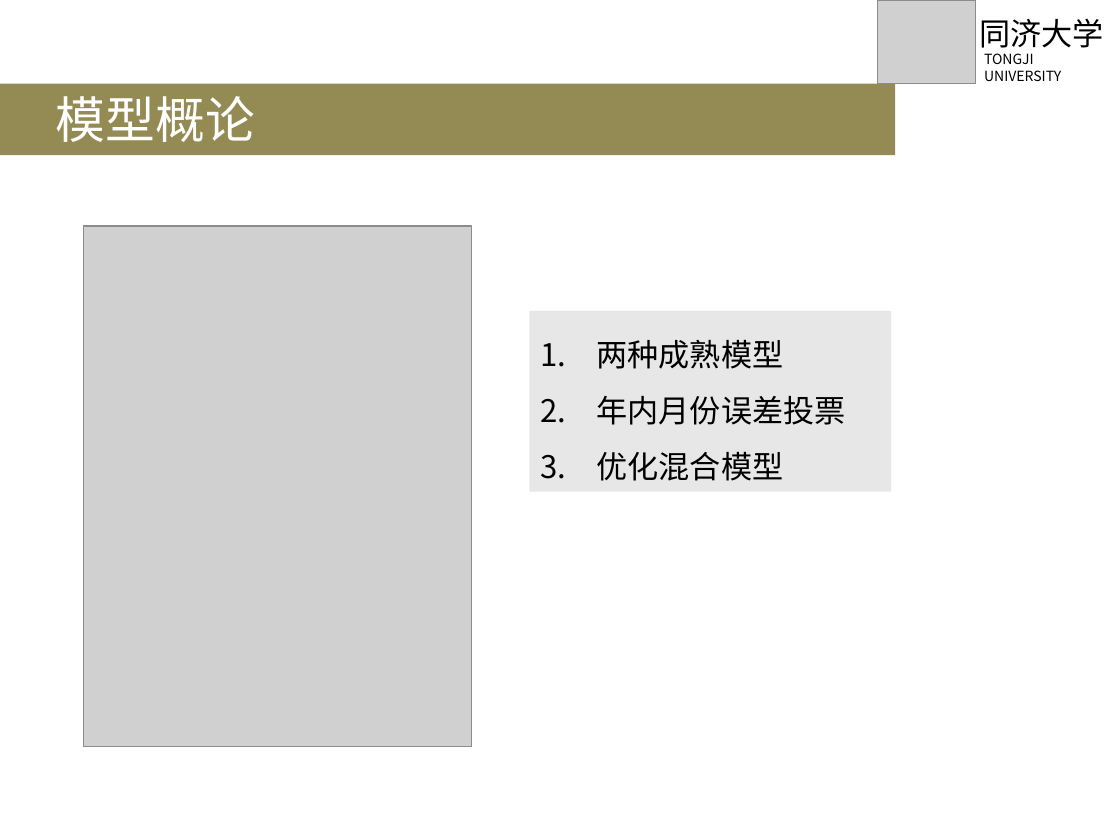
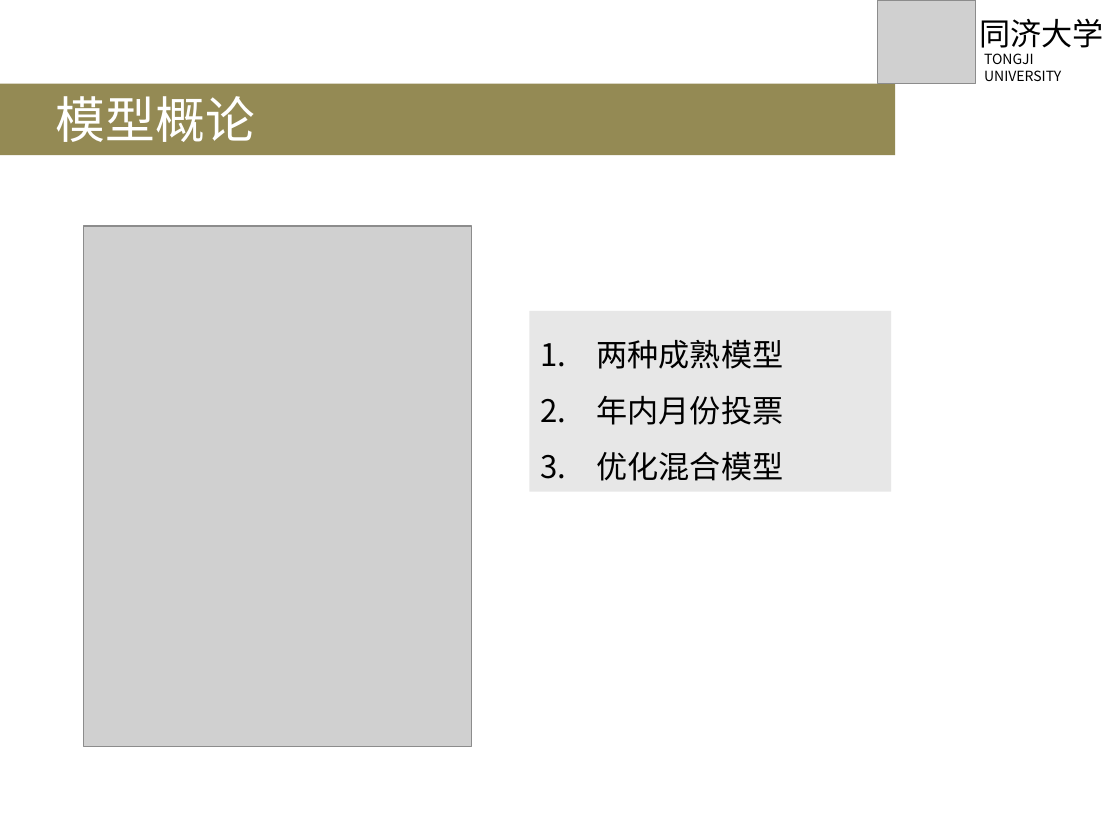
Before and after one commit to GrandDuelist/forecasting, a slide deck: slide 9 of paper/毕业答辩.pptx (slide 5 before the commit). Drawn at 1120x840 pixels with LibreOffice and Linux fonts; fonts in the diff are those of the drawing; grey boxes stand for pictures. Boxes give left, top, right and bottom in pixels: in the first picture for what was removed or moved away, otherwise in the second. Text is boxed around its words. In the diff, an @@ line names an element or a change of style, - is before the commit and + after.

```diff
--- a/paper/毕业答辩.pptx
+++ b/paper/毕业答辩.pptx
@@ text in rectangle at <box>596,396,783,425</box>: text changed @@
-2. 年内月份误差投票
+2. 年内月份投票
```
Also in this commit, not shown: 4 other slides changed, 6 slides added, 1 slide removed.
